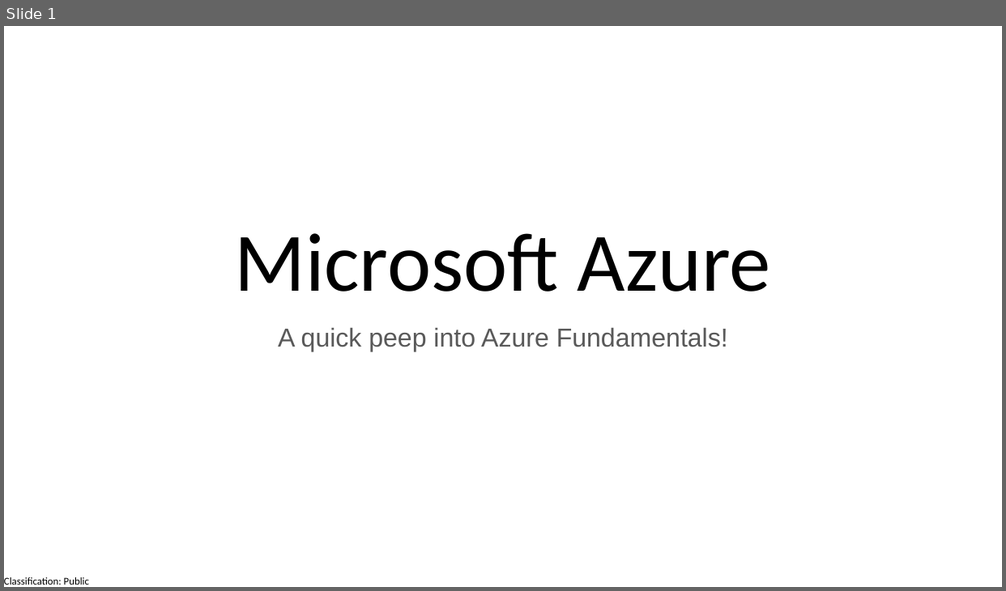
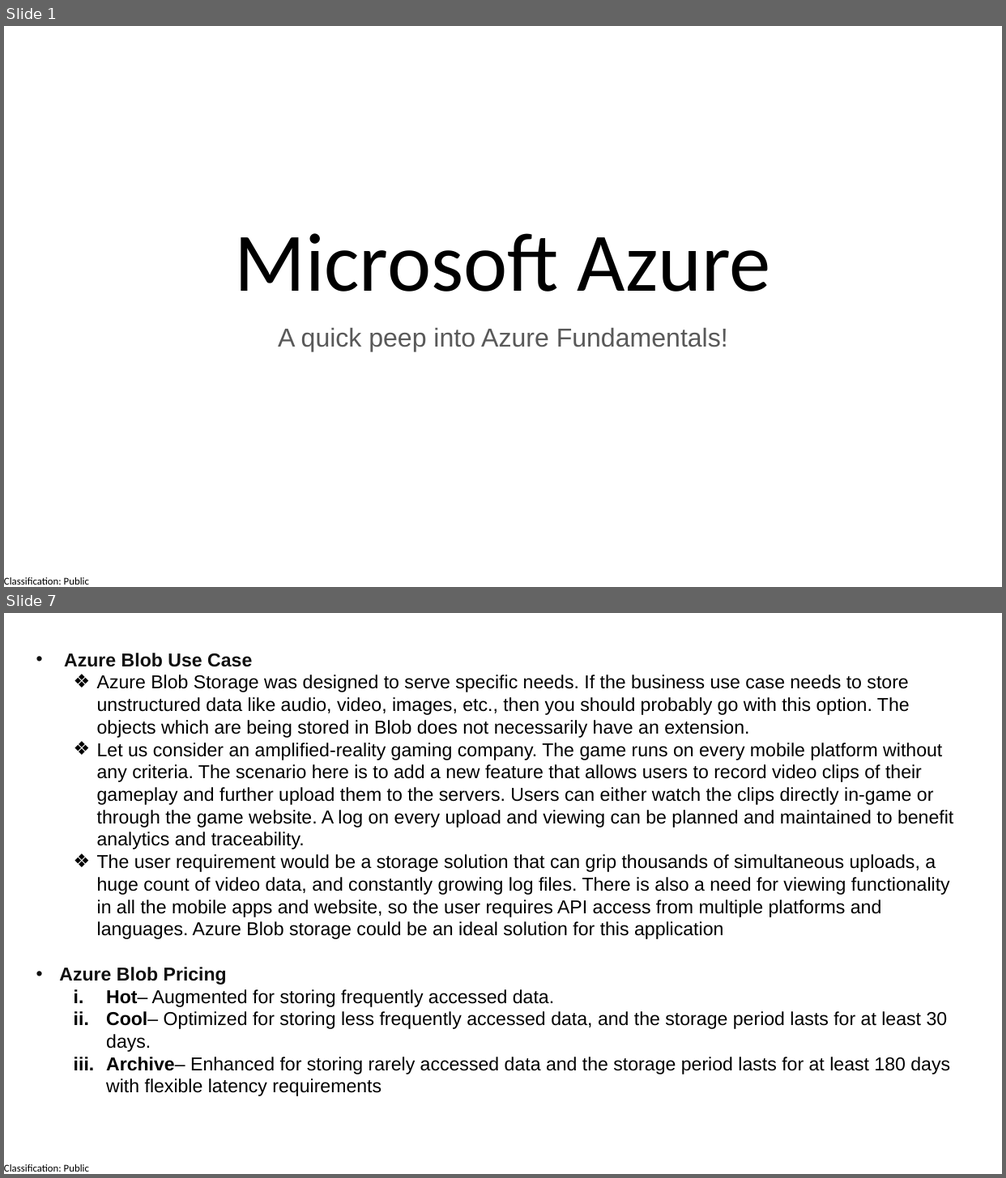
Before and after one commit to manaswiniray/Maersk.Azure.Practice, a slide deck: Microsoft Azure.pptx. Shown one above the other, each under a label of ours: slide 1 before the commit, slides 1 and 7 after it; the slides between them are not shown. The pictures are 1006x591 and 1006x1178 pixels, drawn with LibreOffice and Linux fonts; fonts in the diff are those of the drawing. Boxes give left, top, right and bottom in pixels: in the first picture for what was removed or moved away, otherwise in the second. Text is boxed around its words. In the diff, an @@ line names an element or a change of style, - is before the commit and + after.

```diff
--- a/Microsoft Azure.pptx
+++ b/Microsoft Azure.pptx
@@ slide 7 added at (4, 613, 1002, 1174), background #FFFFFF; not listed: 1 template element that a slide beside it also shows @@
@@ text added at (59, 653, 953, 1097), 18 pt, text #000000 @@
+• Azure Blob Use Case
+  ❖ Azure Blob Storage was designed to serve specific needs. If the business use case needs to store unstructured data like audio, video, images, etc., then you should probably go with this option. The objects which are being stored in Blob does not necessarily have an extension.
+  ❖ Let us consider an amplified-reality gaming company. The game runs on every mobile platform without any criteria. The scenario here is to add a new feature that allows users to record video clips of their gameplay and further upload them to the servers. Users can either watch the clips directly in-game or through the game website. A log on every upload and viewing can be planned and maintained to benefit analytics and traceability.
+  ❖ The user requirement would be a storage solution that can grip thousands of simultaneous uploads, a huge count of video data, and constantly growing log files. There is also a need for viewing functionality in all the mobile apps and website, so the user requires API access from multiple platforms and languages. Azure Blob storage could be an ideal solution for this application
+• Azure Blob Pricing
+  i. Hot– Augmented for storing frequently accessed data.
+  ii. Cool– Optimized for storing less frequently accessed data, and the storage period lasts for at least 30 days.
+  iii. Archive– Enhanced for storing rarely accessed data and the storage period lasts for at least 180 days with flexible latency requirements
```
Also in this commit, not shown: 7 other slides added, 1 slide removed.
